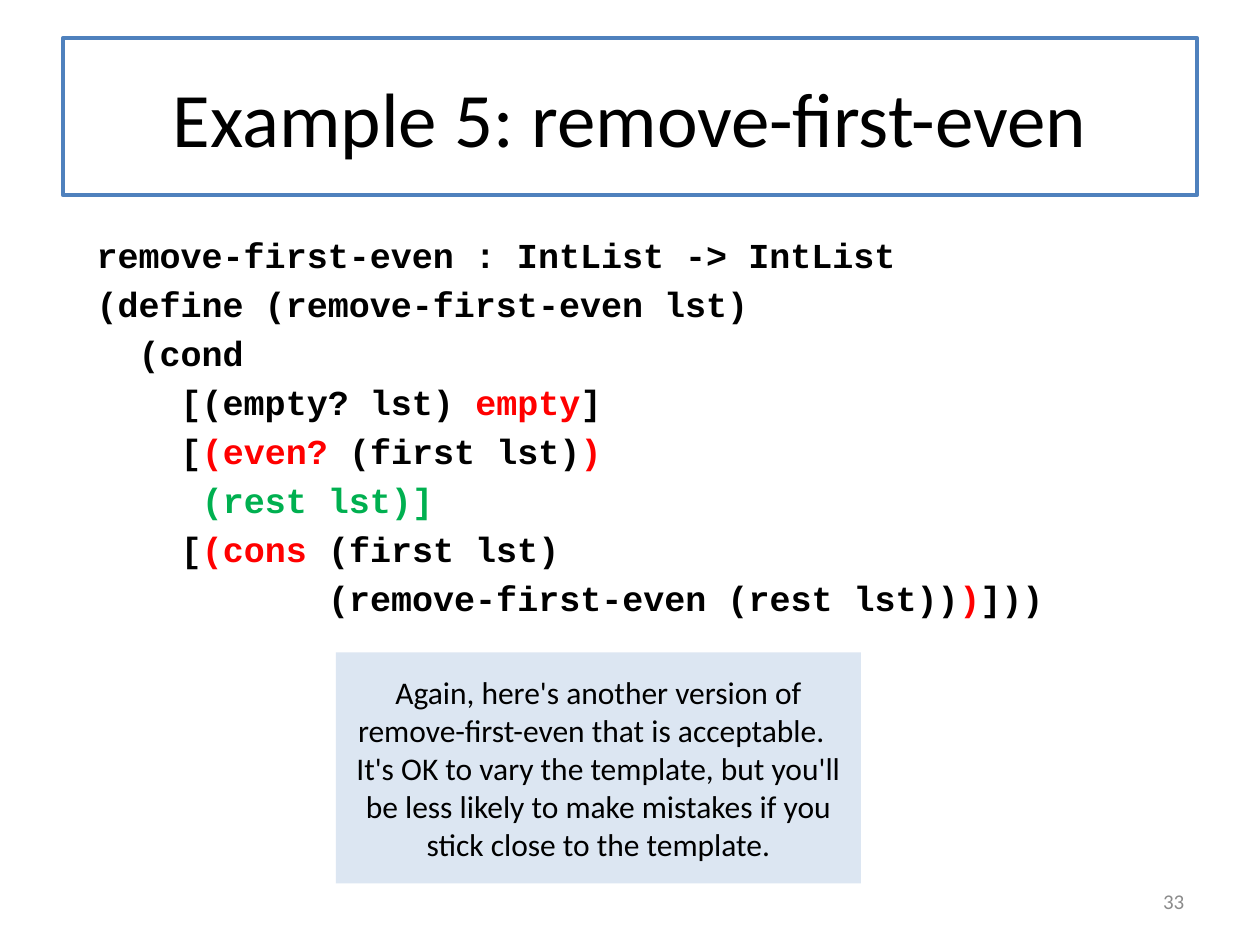
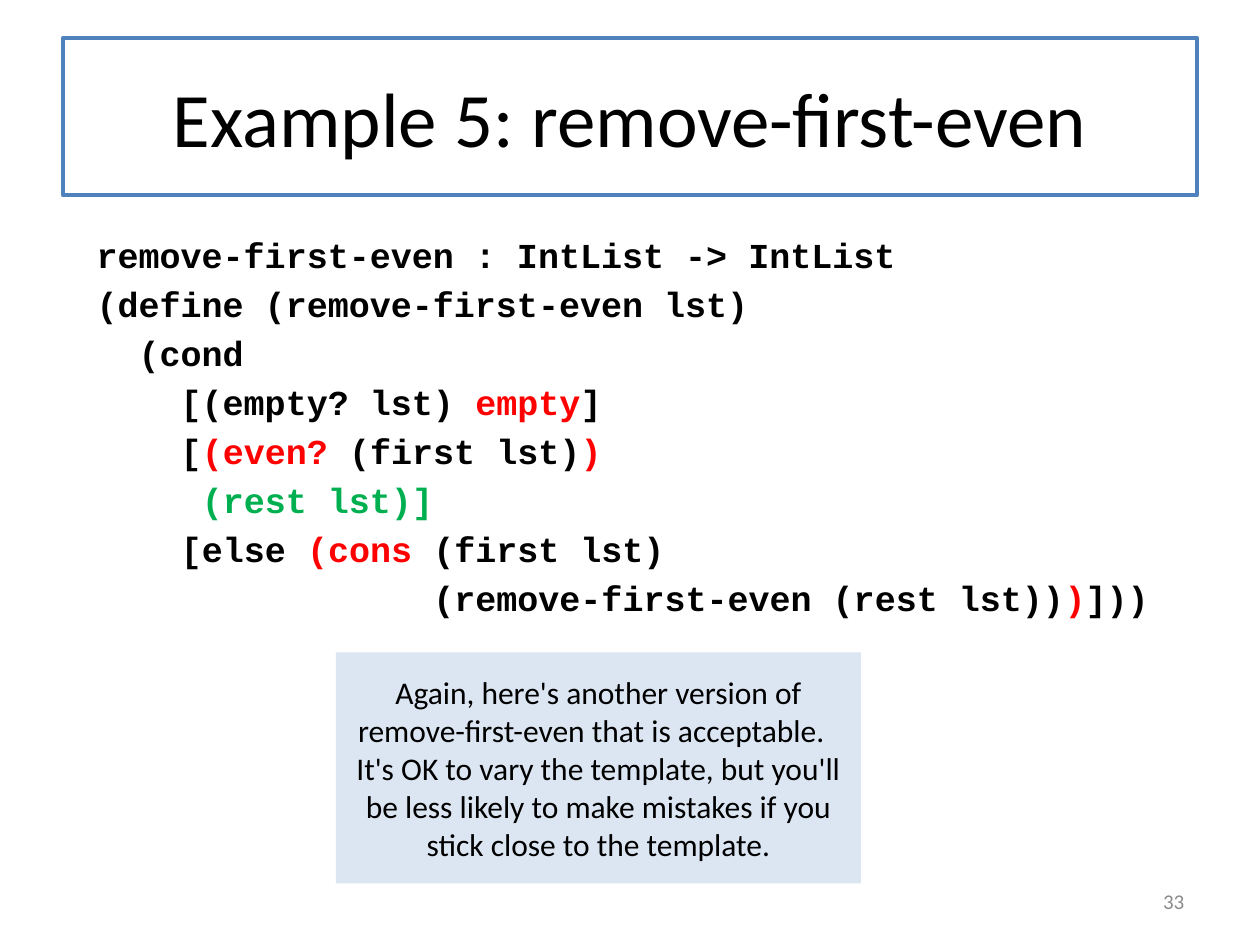
Before and after one commit to mwand/cs5010f17, a slide deck: slide 33 of Slides/Lesson 4.2 The Observer Template for List Data.pptx. Drawn at 1260x945 pixels with LibreOffice and Linux fonts; fonts in the diff are those of the drawing. Boxes give left, top, right and bottom in pixels: in the first picture for what was removed or moved away, otherwise in the second. Text is boxed around its words. In the diff, an @@ line names an element or a change of style, - is before the commit and + after.

```diff
--- a/Slides/Lesson 4.2 The Observer Template for List Data.pptx
+++ b/Slides/Lesson 4.2 The Observer Template for List Data.pptx
@@ text at bbox=[181, 537, 664, 570]: text changed @@
-[(cons (first lst)
+[else (cons (first lst)
```
Also in this commit, not shown: 1 other file.
